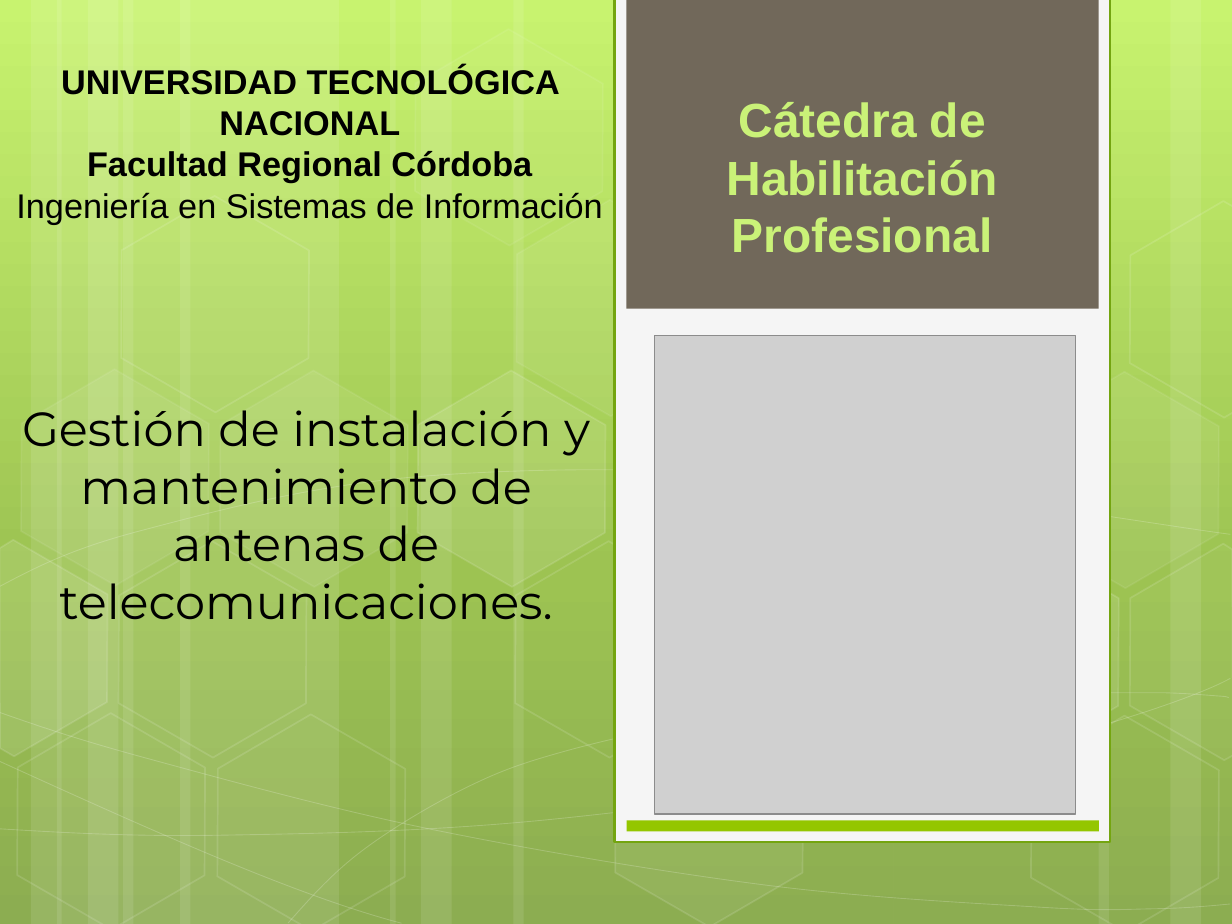
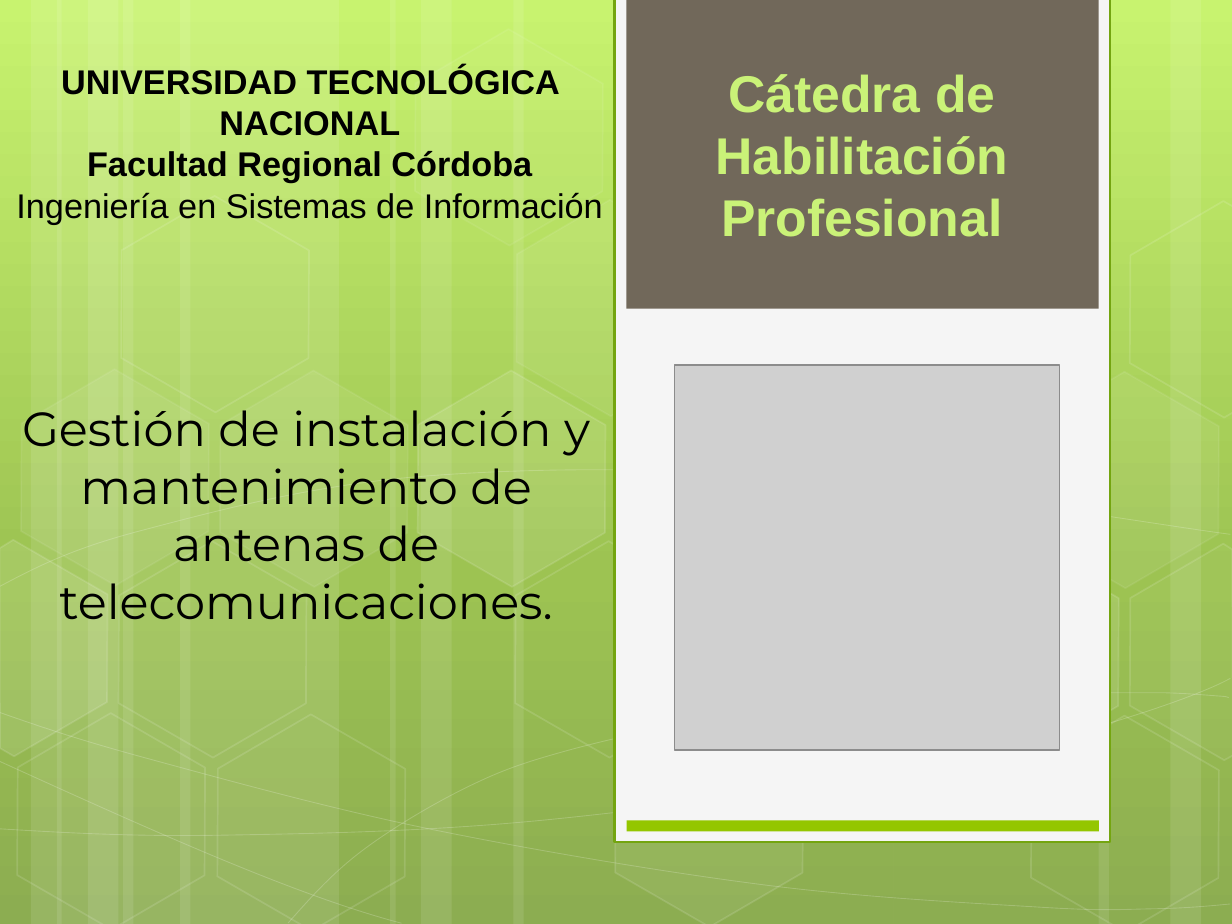
Before and after one commit to ptissera/habilitacion-profesional-2012-4k4, a slide deck: slide 1 of Documentacion/Informe Preliminar/Presentacion Informe Preliminar.pptx. Drawn at 1232x924 pixels with LibreOffice and Linux fonts; fonts in the diff are those of the drawing; grey boxes stand for pictures. Boxes give left, top, right and bottom in pixels: in the first picture for what was removed or moved away, otherwise in the second. Text is boxed around its words. In the diff, an @@ line names an element or a change of style, - is before the commit and + after.

```diff
--- a/Documentacion/Informe Preliminar/Presentacion Informe Preliminar.pptx
+++ b/Documentacion/Informe Preliminar/Presentacion Informe Preliminar.pptx
@@ subtitle "Cátedra de Habilitación Profesional": place and size @@
-subtitle "Cátedra de Habilitación Profesional" at (727, 102, 998, 253)
+subtitle "Cátedra de Habilitación Profesional" at (715, 74, 1008, 237)
@@ subtitle "Cátedra de Habilitación Profesional" at (715, 74, 1008, 237): size 28 to 30.2 pt @@
@@ picture: place and size @@
-picture at (654, 336, 1076, 814)
+picture at (674, 365, 1058, 749)
```
Also in this commit, not shown: 16 other slides changed.
